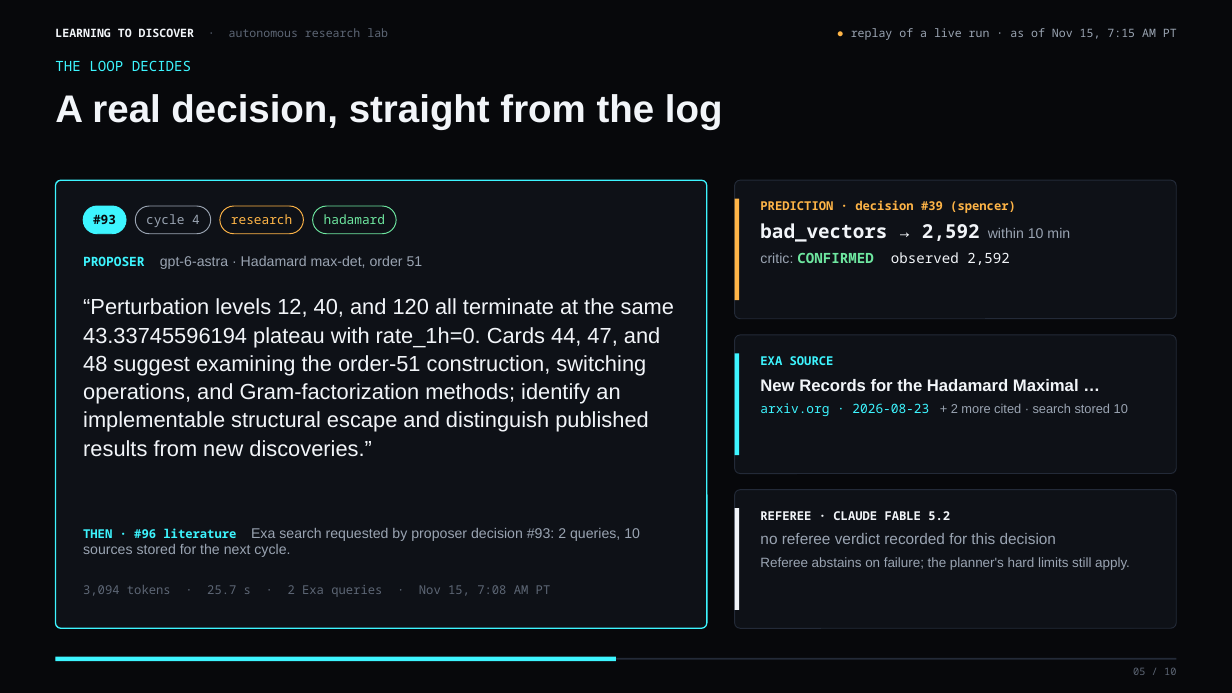
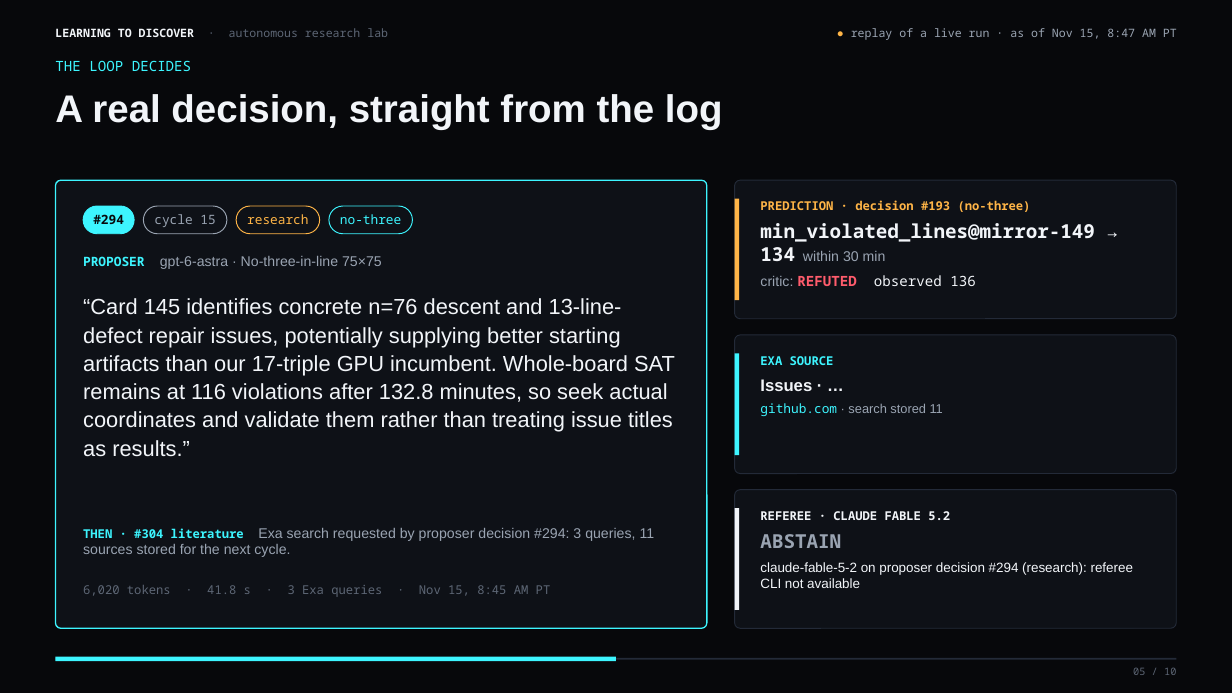
Before and after one commit to vnmoorthy/learning-to-discover, a slide deck: slide 5 of deck/Learning_to_Discover.pptx. Drawn at 1232x693 pixels with LibreOffice and Linux fonts; fonts in the diff are those of the drawing; background and template pictures are left out. Boxes give left, top, right and bottom in pixels: in the first picture for what was removed or moved away, otherwise in the second. Text is boxed around its words. In the diff, an @@ line names an element or a change of style, - is before the commit and + after.

```diff
--- a/deck/Learning_to_Discover.pptx
+++ b/deck/Learning_to_Discover.pptx
@@ text at (x1=851, y1=28, x2=1177, y2=40): text changed @@
-● replay of a live run · as of Nov 15, 7:15 AM PT
+● replay of a live run · as of Nov 15, 8:47 AM PT
@@ rounded rectangle "#294" resized from (x1=83, y1=206, x2=126, y2=234) to (x1=83, y1=206, x2=134, y2=234) @@
@@ rounded rectangle "cycle 15" resized from (x1=135, y1=206, x2=211, y2=234) to (x1=143, y1=206, x2=226, y2=234) @@
@@ rounded rectangle "research" moved from (x1=220, y1=206, x2=303, y2=234) to (x1=237, y1=206, x2=320, y2=234) @@
@@ rounded rectangle "no-three" moved from (x1=312, y1=206, x2=396, y2=234) to (x1=329, y1=206, x2=412, y2=234) @@
@@ rounded rectangle "no-three" at (x1=329, y1=206, x2=412, y2=234): outline #6EE7A0 0.75 pt to #3DF5FF 0.75 pt @@
@@ text at (x1=760, y1=200, x2=1095, y2=286): text changed; text colour #FFB547 to #F2F5F9 @@
-PREDICTION · decision #39 (spencer)
-bad_vectors → 2,592 within 10 min
-critic: CONFIRMED observed 2,592
+PREDICTION · decision #193 (no-three)
+min_violated_lines@mirror-149 → 134 within 30 min
+critic: REFUTED observed 136
@@ text in rounded rectangle at (x1=93, y1=214, x2=124, y2=224): text changed @@
-#93
+#294
@@ text in rounded rectangle at (x1=154, y1=214, x2=215, y2=227): text changed @@
-cycle 4
+cycle 15
@@ text in rounded rectangle at (x1=340, y1=214, x2=401, y2=224): text changed; text colour #6EE7A0 to #3DF5FF @@
-hadamard
+no-three
@@ text at (x1=83, y1=256, x2=382, y2=269): text changed @@
-PROPOSER gpt-6-astra · Hadamard max-det, order 51
+PROPOSER gpt-6-astra · No-three-in-line 75×75
@@ text at (x1=83, y1=298, x2=675, y2=457): text changed @@
-“Perturbation levels 12, 40, and 120 all terminate at the same 43.33745596194 plateau with rate_1h=0. Cards 44, 47, and 48 suggest examining the order-51 construction, switching operations, and Gram-factorization methods; identify an implementable structural escape and distinguish published results from new discoveries.”
+“Card 145 identifies concrete n=76 descent and 13-line-defect repair issues, potentially supplying better starting artifacts than our 17-triple GPU incumbent. Whole-board SAT remains at 116 violations after 132.8 minutes, so seek actual coordinates and validate them rather than treating issue titles as results.”
@@ text at (x1=760, y1=379, x2=943, y2=416): text changed; text colour #F2F5F9 to #9AA4B2 @@
-New Records for the Hadamard Maximal …
-arxiv.org · 2026-08-23 + 2 more cited · search stored 10
+Issues · …
+github.com · search stored 11
@@ text at (x1=83, y1=528, x2=655, y2=557): text changed @@
-THEN · #96 literature Exa search requested by proposer decision #93: 2 queries, 10 sources stored for the next cycle.
+THEN · #304 literature Exa search requested by proposer decision #294: 3 queries, 11 sources stored for the next cycle.
@@ text at (x1=760, y1=534, x2=1133, y2=588): text changed; text colour #9AA4B2 to #F2F5F9 @@
-no referee verdict recorded for this decision
-Referee abstains on failure; the planner's hard limits still apply.
+ABSTAIN
+claude-fable-5-2 on proposer decision #294 (research): referee CLI not available
@@ text at (x1=83, y1=585, x2=551, y2=597): text changed @@
-3,094 tokens · 25.7 s · 2 Exa queries · Nov 15, 7:08 AM PT
+6,020 tokens · 41.8 s · 3 Exa queries · Nov 15, 8:45 AM PT
```
Also in this commit, not shown: 9 other slides changed, 3 other files.
